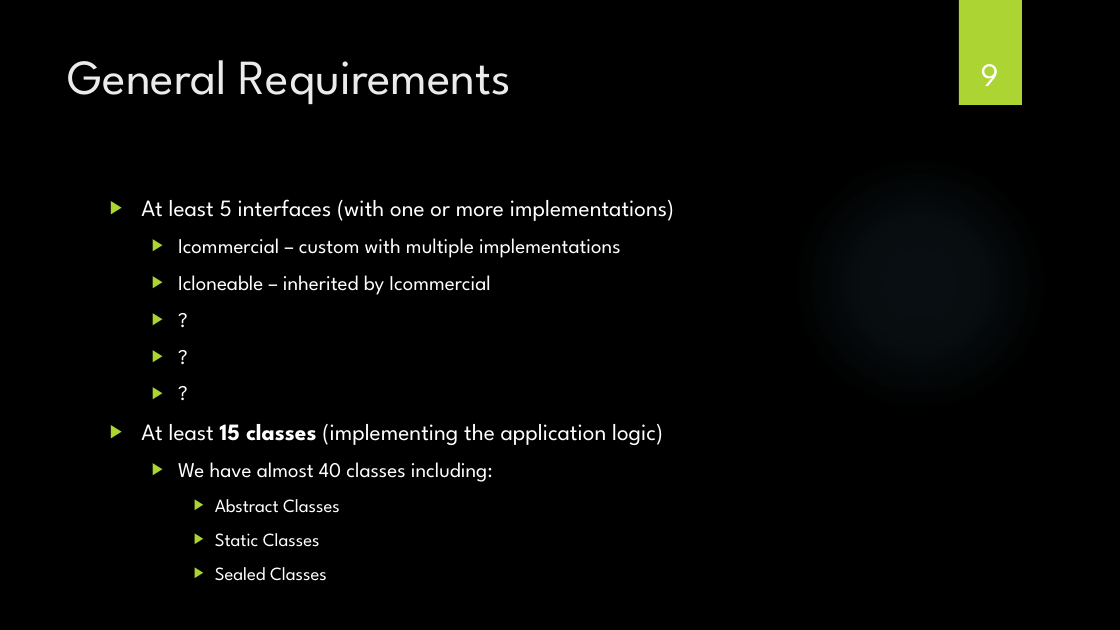
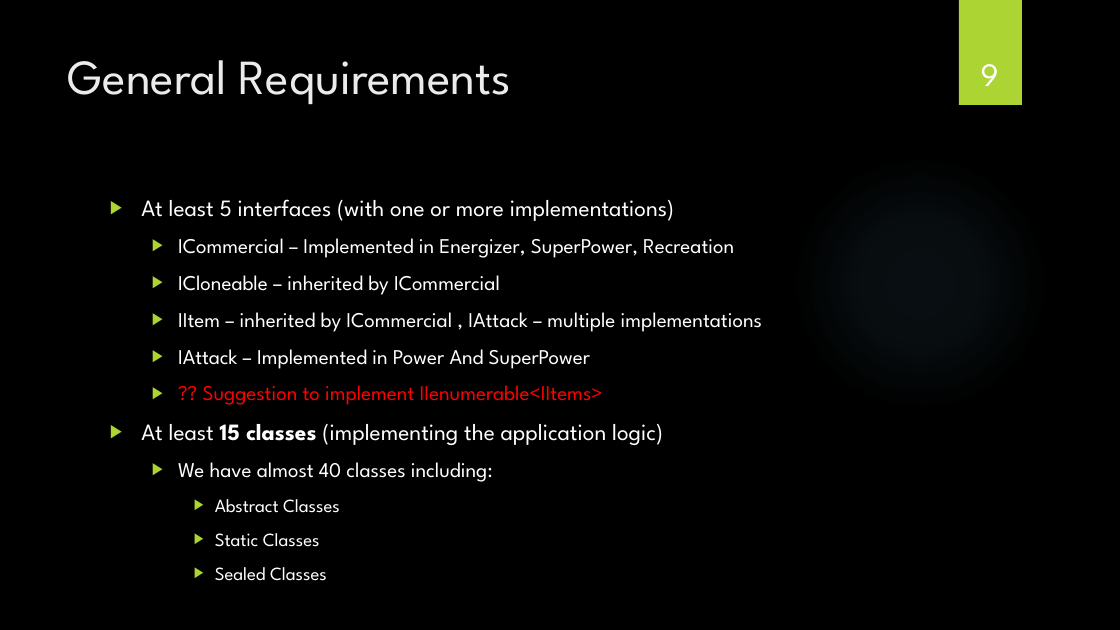
Before and after one commit to JamesJoyceTeam-TheNinjaGame/NinjaRPG, a slide deck: slide 9 of Documentation/Training Ninja.pptx. Drawn at 1120x630 pixels with LibreOffice and Linux fonts; fonts in the diff are those of the drawing; background and template pictures are left out. Boxes give left, top, right and bottom in pixels: in the first picture for what was removed or moved away, otherwise in the second. Text is boxed around its words. In the diff, an @@ line names an element or a change of style, - is before the commit and + after.

```diff
--- a/Documentation/Training Ninja.pptx
+++ b/Documentation/Training Ninja.pptx
@@ text at <box>178,238,762,405</box>: text changed @@
-  ▶ Icommercial – custom with multiple implementations
-  ▶ Icloneable – inherited by Icommercial
-  ▶ ?
-  ▶ ?
-  ▶ ?
+  ▶ ICommercial – Implemented in Energizer, SuperPower, Recreation
+  ▶ ICloneable – inherited by ICommercial
+  ▶ IItem – inherited by ICommercial , IAttack – multiple implementations
+  ▶ IAttack – Implemented in Power And SuperPower
+  ▶ ?? Suggestion to implement IIenumerable<IItems>
```
Also in this commit, not shown: 6 other slides changed, 1 other file.
